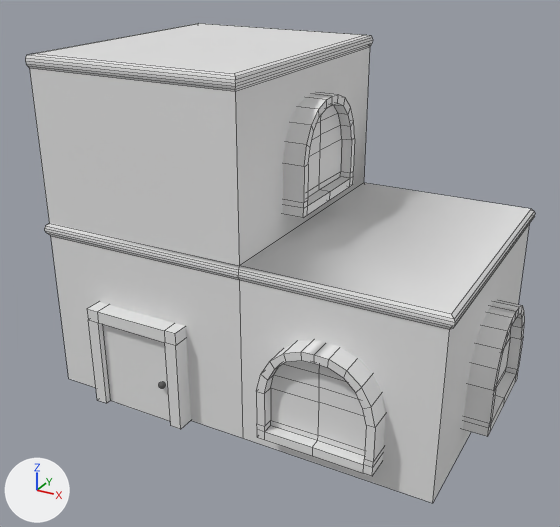
Before and after pictures for a commit that changed the FBX model Assets/Objects/Town1/Models/CajaCasa 1.2.fbx.
Rendered twice from a 50 mm lens placed at (4.62, 17.25, 14.35), pointed at (-6.4, 37.29, 4.33). Lighting does not change. The marker at lower left points along +X, +Y and +Z. Mesh edges are drawn as thin lines.

Before the edit, the objects in view are built like this:
```python
me_cubo_008 = bpy.data.meshes.new('Cubo.008')
me_cubo_008.from_pydata(...)  # 824 vertices, 819 faces; spans x -4.8..11.8, y -9.3..0.6, z -2.9..10.1
ob_ventana_2_1 = bpy.data.objects.new('Ventana 2.1', me_cubo_008)
ob_ventana_2_1.location = (-3.04, 33.69, 2.49)
ob_ventana_2_1.rotation_euler = (0.0, 0.0, 3.142)  # degrees (0, 0, 180)
ob_ventana_2_1.scale = (0.832, 1.02, 0.832)
```
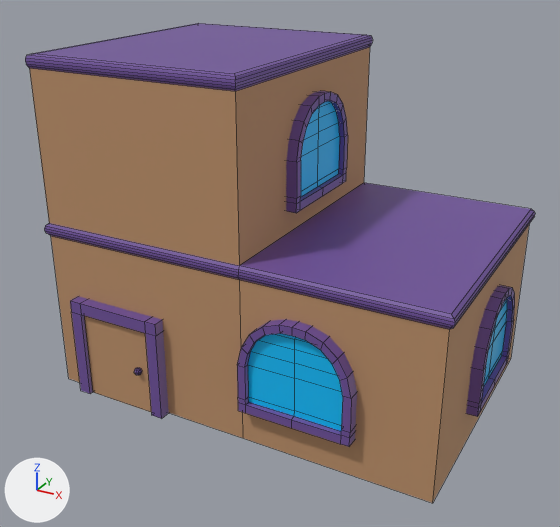
Changed parts and their boxes [x1, y1, x2, y2] in the pictures (560 x 527 px):
'Ventana 2.1', reshaped, moved, rescaled, turned: [25, 23, 535, 503] in both
part 1 of me_cubo_008, added (brown): after [84, 316, 152, 412]
part 2 of me_cubo_008, rebuilt: before [256, 340, 386, 476]; after [25, 23, 535, 503]
part 3 of me_cubo_008, added: after [237, 319, 357, 447]
part 4 of me_cubo_008, added: after [466, 285, 515, 417]
part 5 of me_cubo_008, added: after [286, 91, 348, 213]
part 6 of me_cubo_008, added: after [134, 368, 142, 375]
part 7 of me_cubo_008, added (purple): after [70, 296, 169, 419]
part 8 of me_cubo_008, deleted: before [87, 93, 525, 437]
part 9 of me_cubo_008, deleted: before [25, 23, 535, 503]

The edits, one by one:
Material 'Material.003' (mat_material_003) is new.
Its base color is (0.0, 0.542, 1.0) (cyan #00c2ff).
Its roughness is 0.3.
Material 'Material.001' (mat_material_001) is new.
Its base color is (0.508, 0.283, 0.144) (brown #bd916a).
Its roughness is 0.773.
Material 'Material.002' (mat_material_002) is new.
Its base color is (0.163, 0.0841, 0.337) (purple #70529d).
me_cubo_008 is used by ob_ventana_2_1; location (-3.04, 33.69, 2.49); rotation (0.0, 0.0, 3.142), in degrees (0, 0, 180); scale (0.832, 1.02, 0.832).
me_cubo_008 had 824 vertices, 819 faces and spanned x -4.8..11.8, y -9.3..0.6, z -2.9..10.1.
me_cubo_008 now has 724 vertices, 704 faces and spans x -1.0..2.4, y -1.1..0.9, z -1.0..1.8.
me_cubo_008 part 1: a new loose piece, a box spanning x -0.669..-0.011, y -1.052..-0.974, z -1.0..-0.235, in mat_material_001 (brown #bd916a).
me_cubo_008 part 2: the loose piece of 114 vertices spanning x -2.1..2.1, y -1.8..0.6, z -1.9..1.9 is rebuilt with 70 vertices and now spans x -1.0..2.4, y -1.0..0.8, z -1.0..1.8.
me_cubo_008 part 3: a new loose piece of 114 vertices spanning x 0.8..1.7, y -1.1..-0.9, z -0.7..0.2.
me_cubo_008 part 4: a new loose piece of 114 vertices spanning x 2.3..2.4, y -0.4..0.3, z -0.7..0.2.
me_cubo_008 part 5: a new loose piece of 114 vertices spanning x 0.7..0.9, y -0.4..0.3, z 0.7..1.5.
me_cubo_008 part 6: a new loose piece of 26 vertices spanning x -0.2..-0.1, y -1.1..-1.0, z -0.7..-0.6, in mat_material_002 (purple #70529d).
me_cubo_008 part 7: a new loose piece of 24 vertices spanning x -0.8..0.1, y -1.1..-0.9, z -1.0..-0.1, in mat_material_002 (purple #70529d).
me_cubo_008 part 8: 6 loose pieces with 640 vertices, spanning x -4.8..9.6, y -9.3..0.4, z -2.9..9.1, are deleted.
Part 9, on me_cubo_008:
70 vertices are removed from x -4.1..11.8, y -8.6..0.0, z -2.9..10.1.
69 faces are deleted.
me_cubo_008 now uses material mat_material_002 (purple #70529d).
me_cubo_008 now uses material mat_material_001 (brown #bd916a).
me_cubo_008 now uses material mat_material_003 (cyan #00c2ff).
Object 'Ventana 2.1' (ob_ventana_2_1) turns from (0, 0, 180) to (0, 0, 0) degrees about x, y and z.
Object 'Ventana 2.1' (ob_ventana_2_1) moves from (-3.04, 33.69, 2.49) to (-8.86, 38.5, 3.9).
Object 'Ventana 2.1' (ob_ventana_2_1) is rescaled from (0.832, 1.02, 0.832) to (3.86, 4.73, 3.86).
